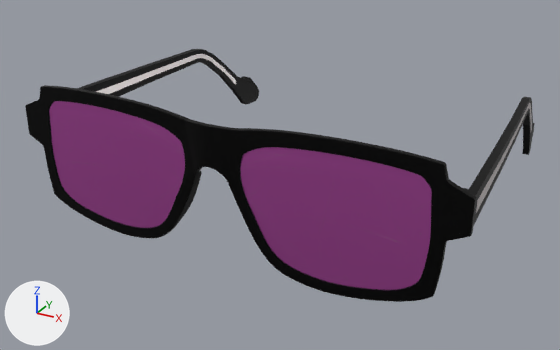
The glTF model eye-care-front/src/assets/3D_Model/Lunettes.glb: old version first, new version second.
Camera for both pictures: a camera (50 mm lens) standing at (1.68, -3.11, 1.34) and looking at (-0.08, 0.09, -0.26). Arrows for +X, +Y and +Z are at lower left; the lights stay in place. The older version comes first. Where no turn or scale is listed for an object, it has been applied to the vertices.

In view in the first picture: 'Branche', 'Branche.002', 'Monture', 'Verres'.
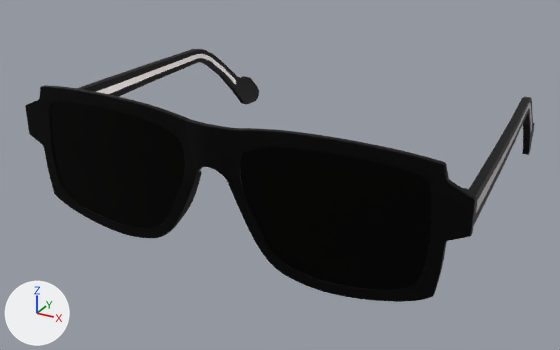
Boxes (x1, y1, x2, y2) around the edits, measured in the pictures (560 x 350 px):
'Verres', surface changed (purple to black)
    both: (49, 101, 432, 290)

Patch to the scene script:
```diff
--- a/eye-care-front/src/assets/3D_Model/Lunettes.glb.py
+++ b/eye-care-front/src/assets/3D_Model/Lunettes.glb.py
@@ mat_glass_002 @@
 mat_glass_002 = bpy.data.materials.new('Glass.002')
-# nodes: BsdfPrincipled, Mix, OutputMaterial, SeparateColor, TexImage x2, UVMap x2
-# colours: light grey #d2cec4
+# nodes: BsdfPrincipled, OutputMaterial, SeparateColor, TexImage, UVMap
+# colours: black #161614
 # uses the picture img_roughness_2k
-# uses the picture img_roughness_2k_001
```
